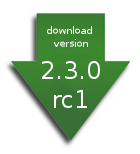
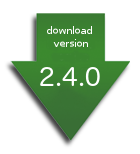
Two versions of the same layered image (w=140, h=154). Layer-by-layer changes:
renamed "2.3.0 ..." to "2.4.0", painted on it over [40, 61, 100, 108]
